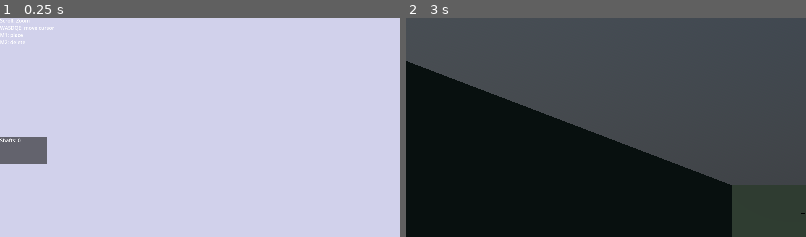
Above: before the commit, frames 1-2 (left to right).
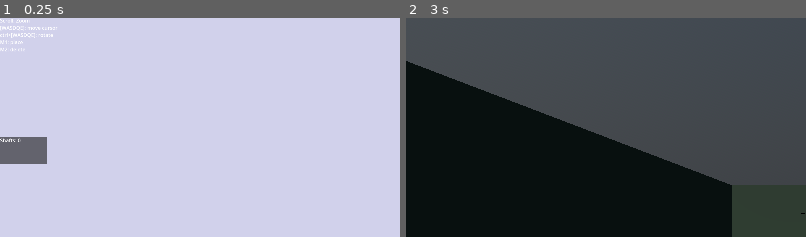
Above: after the commit, the same moments.

Repository: Spaghetworks/Spaghetworks
Game: Godot game, scene res://SceneStateMachine.tscn
Same seed, same stepped clock (60 frames per second), same inputs: the game is played once before the commit and once after it.
Inputs:
- Up to frame 1 (0.25 s): no input
- Up to frame 2 (3 s): click "Restart Editor" at 0.5 s; click "Restart Editor" at 1.25 s; click "Restart Editor" at 2 s; click "Go To Sim" at 2.75 s
The pictures show only the part of the screen within x 0-50%, y 5-55%; the shares and areas given below are measured in that part.

The runs differ from the first frame. In frame 1, 0.2% of the frame differs, in the area x 0-15%, y 3-16%; in frame 2, nothing differs.

Commit message:
feat(editor): hint about ctrl+wasdqe to rotate

Diff:
--- a/EditorSystem/Editor_UI.tscn
+++ b/EditorSystem/Editor_UI.tscn
@@ -50,6 +50,7 @@
 
 [node name="StatShaftCount" type="Label" parent="Panel/VBoxContainer"]
 layout_mode = 2
+text = "Shafts: "
 script = ExtResource("3_bua5r")
 base_string = "Shafts: "
 stat_name = "shaft_count"
@@ -85,10 +86,11 @@
 layout_mode = 0
 offset_top = 50.0
 offset_right = 248.0
-offset_bottom = 170.0
+offset_bottom = 196.0
 text = "M3+Drag: Orbit
 Scroll: Zoom
-WASDQE: move cursor
+[WASDQE]: move cursor
+ctrl+[WASDQE]: rotate
 M1: place
 M2: delete"
 
